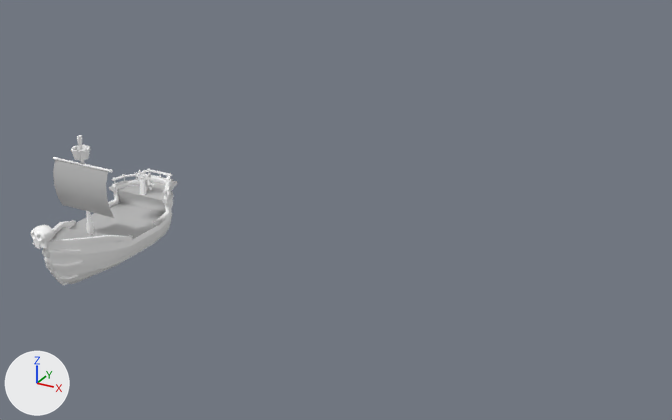
Two versions of the FBX model Assets/Game/[M]odels/[M]Ship/Ship_Player.fbx, one commit apart.
Before and after are seen from a camera (50 mm lens) standing at (22.6, -23.9, 16.0) and looking at (6.7, 5.0, 1.5). Lighting does not change. The marker at lower left points along +X, +Y and +Z. Objects named as collision shapes, trigger or cutter boxes, shadow casters or lower levels of detail are left out. Where no turn or scale is listed for an object, it has been applied to the vertices.

In view in the first picture: 'Ship_Base', 'Ship_Mast'.
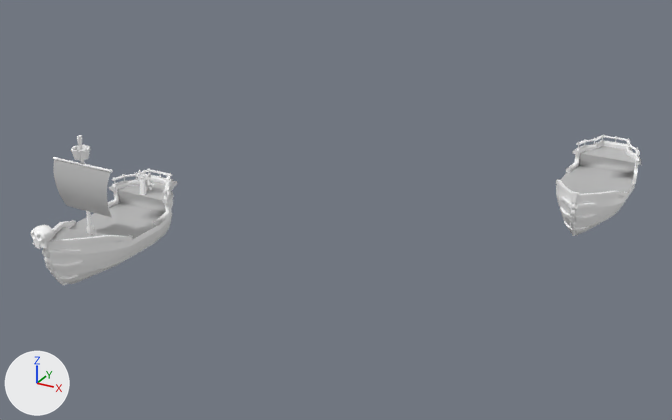
Commit message: ship enemy decktextured

Diff of the bpy script that builds the scene:
```diff
--- a/Assets/Game/[M]odels/[M]Ship/Ship_Player.fbx.py
+++ b/Assets/Game/[M]odels/[M]Ship/Ship_Player.fbx.py
@@ ob_ship_base1 @@
+ob_ship_base1 = bpy.data.objects.new('Ship_Base1', me_mesh_001.copy())  # the mesh of ob_ship_base
+ob_ship_base1.location = (14.74, 12.8, 0.0)
```

Changed parts and their boxes (x1, y1, x2, y2) in the pictures (672 x 420 px):
'Ship_Base1', added: after (556, 134, 641, 236)
    faces in mat_mat_game (its picture is missing): (556, 134, 641, 236)
    faces in mat_mat_shipdeckplayer (grey #bcbcbc): (561, 146, 635, 194)
